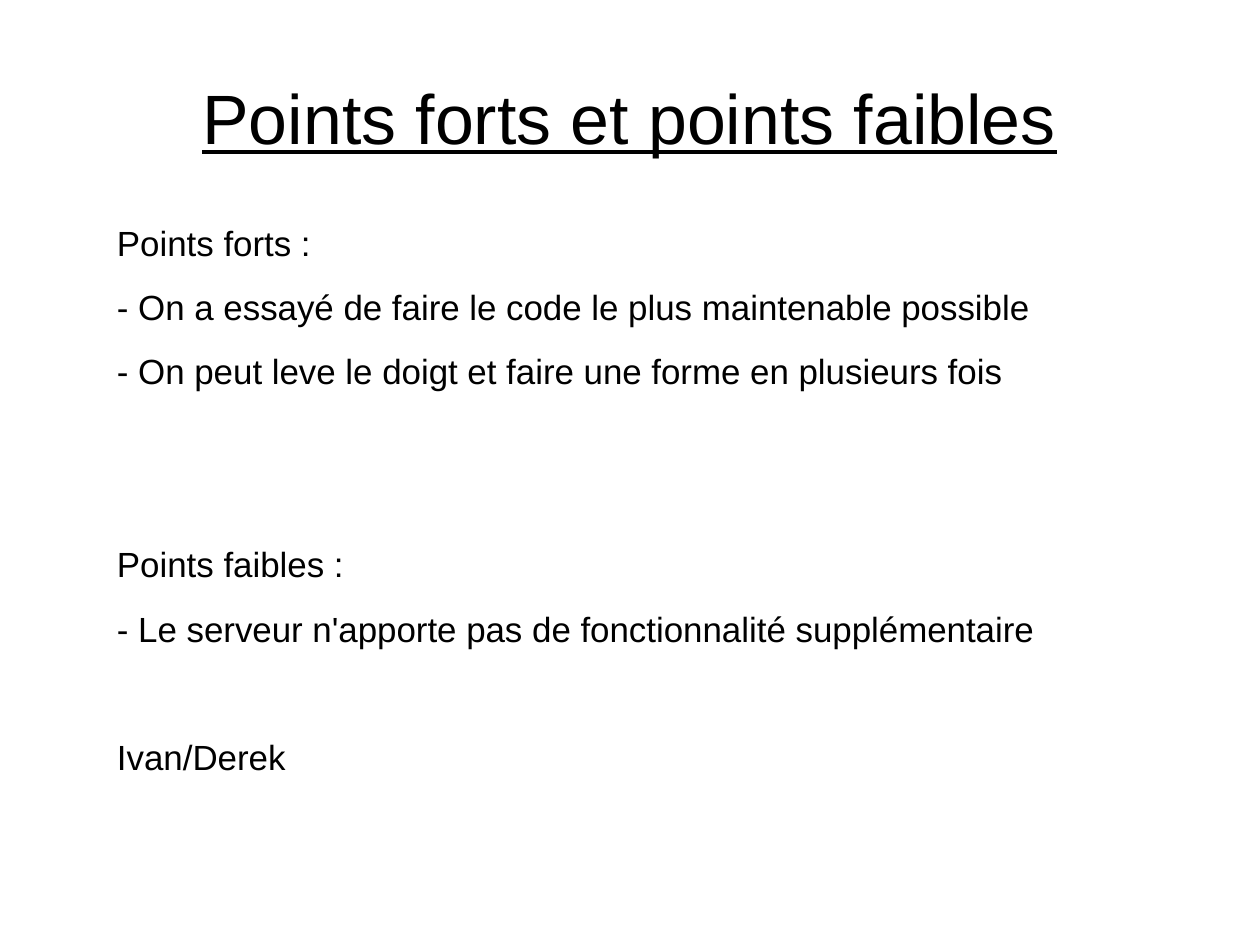
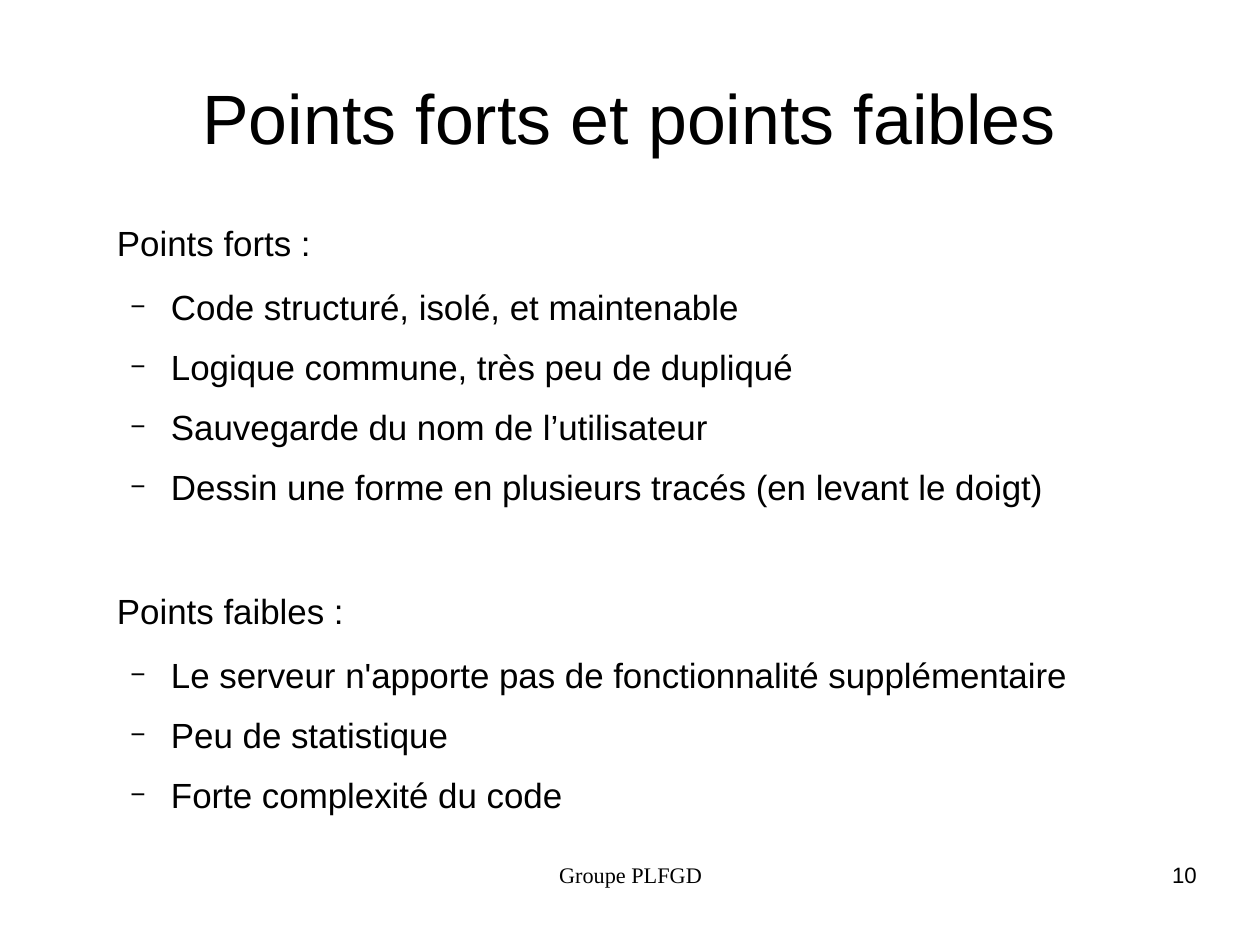
Before and after one commit to Ainorte/PLFGD, a slide deck: slide 10 of Documentation/Diapo.odp (slide 6 before the commit). Drawn at 1260x945 pixels with LibreOffice and Linux fonts; fonts in the diff are those of the drawing. Boxes give left, top, right and bottom in pixels: in the first picture for what was removed or moved away, otherwise in the second. Text is boxed around its words. In the diff, an @@ line names an element or a change of style, - is before the commit and + after.

```diff
--- a/Documentation/Diapo.odp
+++ b/Documentation/Diapo.odp
@@ title "Points forts et points faibles" at (x1=202, y1=93, x2=1056, y2=157): underline off @@
@@ text at (x1=117, y1=230, x2=325, y2=625): alignment left to justified @@
@@ text at (x1=171, y1=294, x2=1042, y2=507): text changed @@
-- On a essayé de faire le code le plus maintenable possible
-- On peut leve le doigt et faire une forme en plusieurs fois
+  − Code structuré, isolé, et maintenable
+  − Logique commune, très peu de dupliqué
+  − Sauvegarde du nom de l’utilisateur
+  − Dessin une forme en plusieurs tracés (en levant le doigt)
@@ text at (x1=171, y1=662, x2=1066, y2=815): text changed @@
-- Le serveur n'apporte pas de fonctionnalité supplémentaire
-Ivan/Derek
+  − Le serveur n'apporte pas de fonctionnalité supplémentaire
+  − Peu de statistique
+  − Forte complexité du code
@@ text added at (x1=559, y1=868, x2=701, y2=888), 14 pt, text #000000 @@
+Groupe PLFGD
@@ page number added at (x1=1172, y1=867, x2=1197, y2=884), 14 pt, text #000000 @@
+10
```
Also in this commit, not shown: 1 other slide changed, 9 slides added, 5 slides removed.
